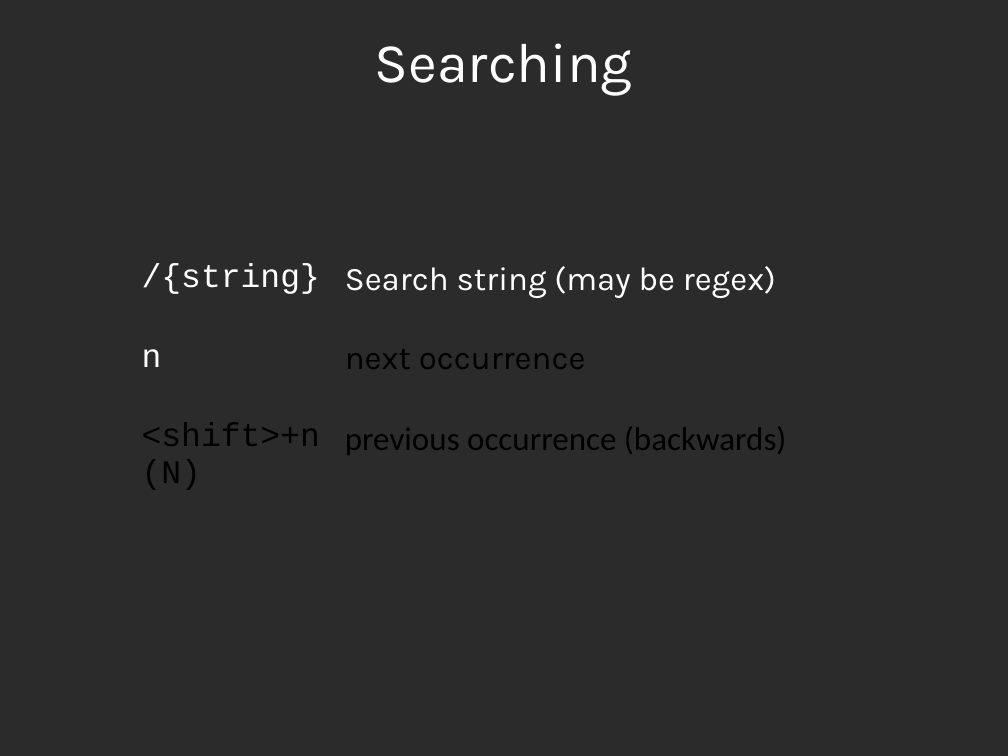
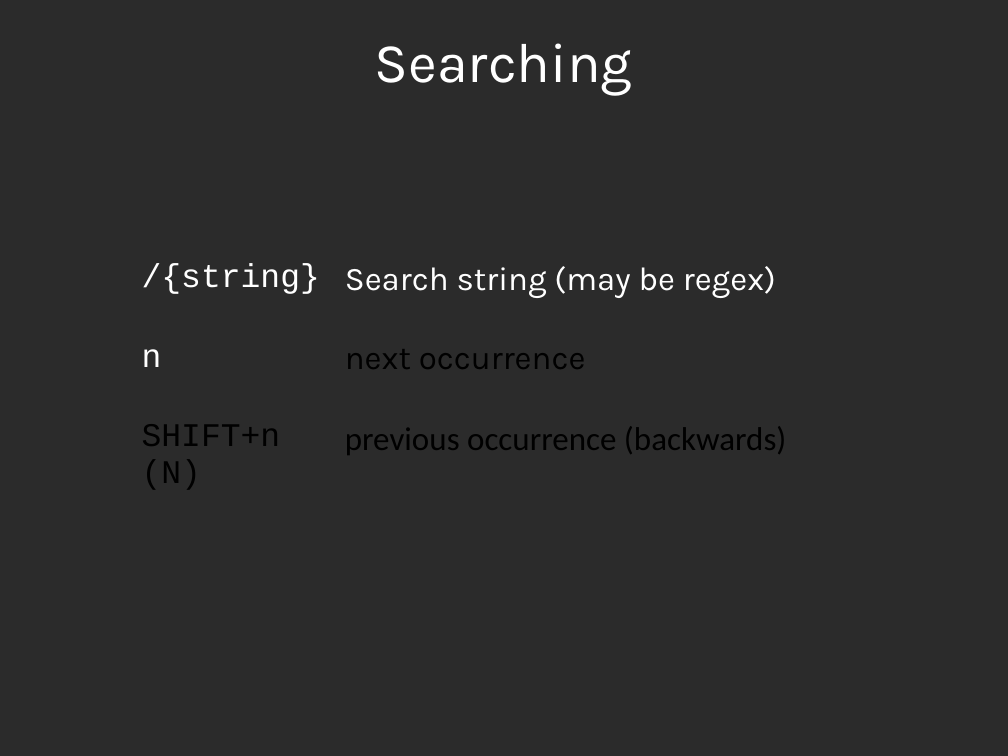
Before and after one commit to aswen/vim-workshop, a slide deck: slide 40 of presentation/vim.odp (slide 38 before the commit). Drawn at 1008x756 pixels with LibreOffice and Linux fonts; fonts in the diff are those of the drawing; background and template pictures are left out; a plain dark background stands for a picture behind light text. Boxes give left, top, right and bottom in pixels: in the first picture for what was removed or moved away, otherwise in the second. Text is boxed around its words. In the diff, an @@ line names an element or a change of style, - is before the commit and + after.

```diff
--- a/presentation/vim.odp
+++ b/presentation/vim.odp
@@ table at [133, 256, 875, 501] @@
-row 3, column 1: <shift>+n / (N)
+row 3, column 1: SHIFT+n / (N)
```
Also in this commit, not shown: 22 other slides changed, 2 slides added, 1 other file.
